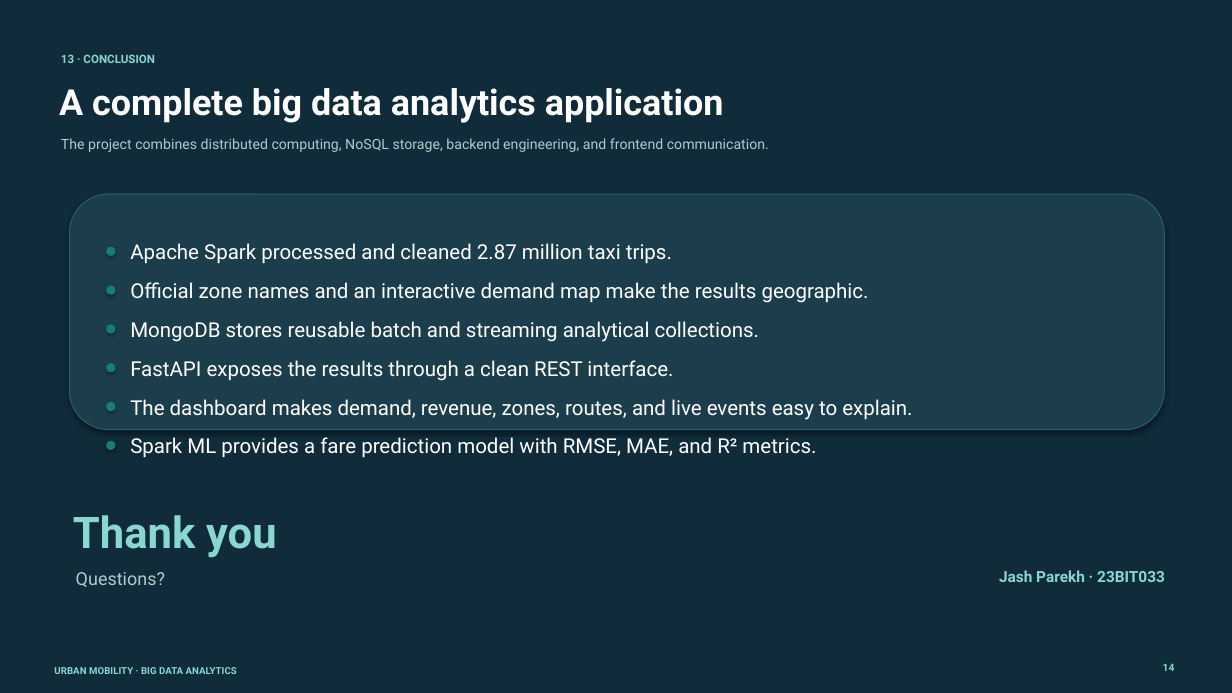
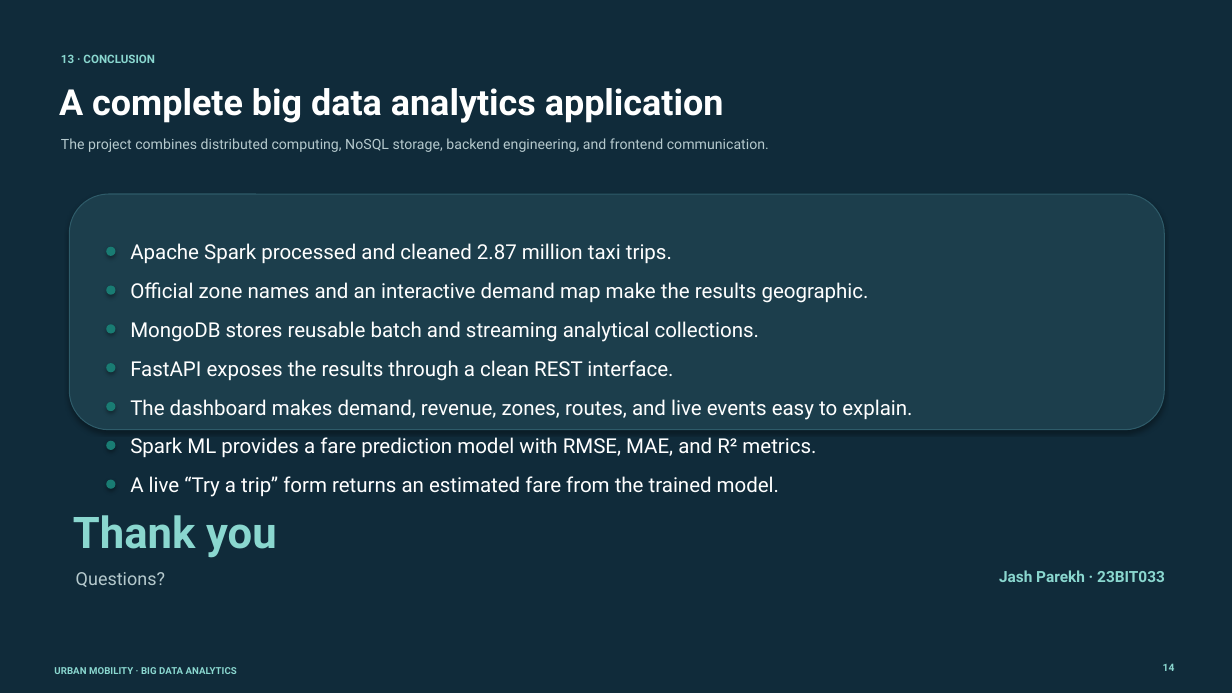
Before and after one commit to ParekhJash1/urban-mobility-big-data-analytics, a slide deck: slide 14 of docs/Urban_Mobility_Big_Data_Analytics_Jash_Parekh_Updated.pptx. Drawn at 1232x693 pixels with LibreOffice and Linux fonts; fonts in the diff are those of the drawing. Boxes give left, top, right and bottom in pixels: in the first picture for what was removed or moved away, otherwise in the second. Text is boxed around its words. In the diff, an @@ line names an element or a change of style, - is before the commit and + after.

Commit message:
feat: add interactive fare prediction

```diff
--- a/docs/Urban_Mobility_Big_Data_Analytics_Jash_Parekh_Updated.pptx
+++ b/docs/Urban_Mobility_Big_Data_Analytics_Jash_Parekh_Updated.pptx
@@ text added at (x1=130, y1=476, x2=779, y2=497), 16 pt, text #FFFFFF @@
+A live “Try a trip” form returns an estimated fare from the trained model.
@@ ellipse added at (x1=106, y1=480, x2=116, y2=489), fill #197C73 @@
```
Also in this commit, not shown: 9 other files.
